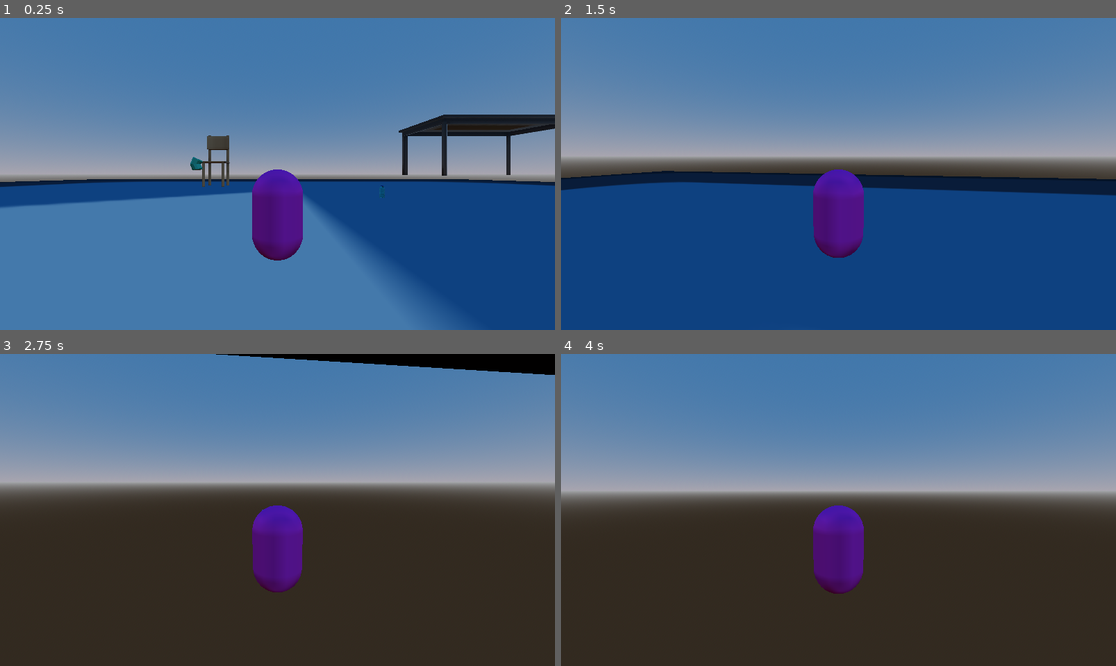
Above: before the commit, frames 1-4 (two rows, left to right).
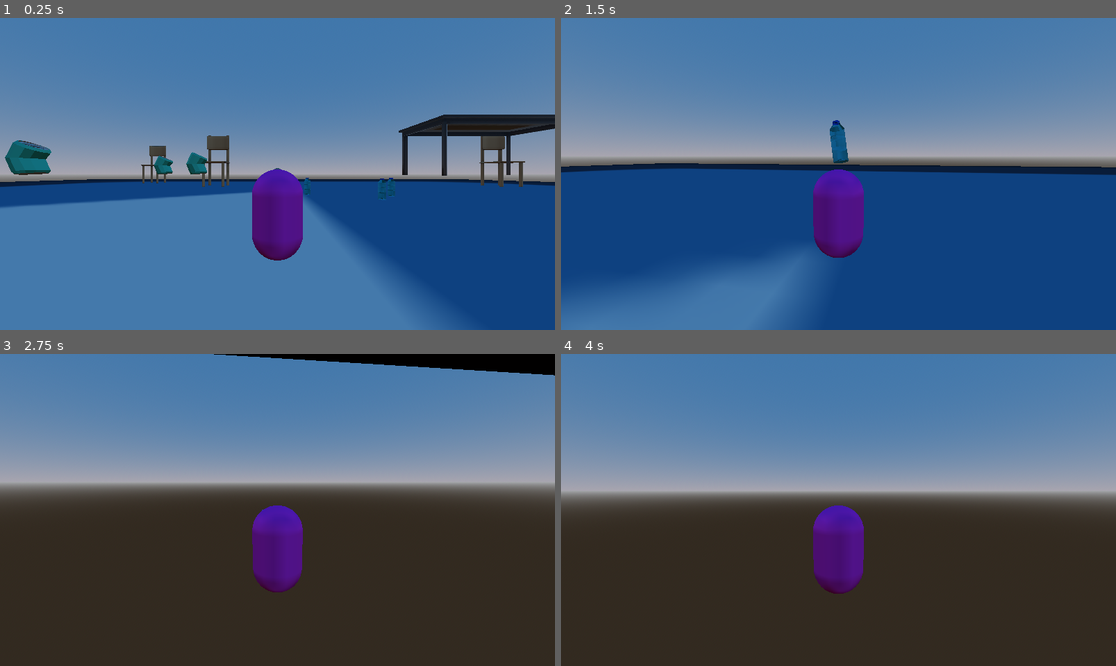
Above: after the commit, the same moments.

Repository: GarethDa/Monke_Game
Game: Godot game, scene res://world.tscn
Two runs of this game, one before a commit and one after it. Both use one fixed random seed, a clock stepped at 60 frames per second and the inputs below. The engine's default icon, where the game draws it, is replaced by a stand-in: a white triangle on a blue panel in a dark square.
Inputs (mouse positions are in pixels of both pictures, inside the frame that each line leads up to):
- Up to frame 1 (0.25 s): no input
- Up to frame 2 (1.5 s): tap Enter (ui_accept) at 0.5 s; move the mouse to (866, 174) at 0.52 s; press the mouse at (866, 174) at 0.53 s; hold Up (ui_up) from 0.53 s (still down); tap Space (Jump) at 0.77 s; move the mouse to (810, 174) at 1.27 s; release the mouse at (810, 174) at 1.28 s; click (810, 174) at 1.35 s
- Up to frame 3 (2.75 s): keep holding Up (ui_up); tap Space (Jump) at 1.52 s; move the mouse to (288, 503) at 2.02 s; press the mouse at (288, 503) at 2.03 s
- Up to frame 4 (4 s): keep holding Up (ui_up); move the mouse to (832, 516) at 2.77 s; release the mouse at (832, 516) at 2.78 s; click (832, 516) at 2.85 s; tap Space (Jump) at 3.02, 3.77 s; tap Enter (ui_accept) at 3.5 s; move the mouse to (877, 513) at 3.52 s; press the mouse at (877, 513) at 3.53 s

The runs differ from the first frame. In frame 1, 1.7% of the frame differs, in the area x 0-95%, y 37-59%; in frame 2, 15%, in the area x 0-100%, y 32-100%; in frame 3, less than 0.1%; in frame 4, less than 0.1%.

Commit message:
basic witness

Diff:
--- a/ModelScenes/bottle.tscn
+++ b/ModelScenes/bottle.tscn
@@ -4,8 +4,8 @@
 [ext_resource type="Texture2D" uid="uid://hcyr0nfjmpe6" path="res://Models/low-poly_empty_plastic_bottle_1.png" id="2_oiwur"]
 
 [sub_resource type="CylinderShape3D" id="CylinderShape3D_1tm5n"]
-height = 0.406216
-radius = 0.102997
+height = 0.719946
+radius = 0.201018
 
 [sub_resource type="StandardMaterial3D" id="StandardMaterial3D_ied3o"]
 resource_name = "Scene_-_Root"
@@ -56,11 +56,11 @@
 [node name="RigidBody3D" type="RigidBody3D" parent="." groups=["Throwable"]]
 
 [node name="CollisionShape3D" type="CollisionShape3D" parent="RigidBody3D"]
-transform = Transform3D(1, 0, 0, 0, 1, 0, 0, 0, 1, 0, 0.222896, 0)
+transform = Transform3D(1, 0, 0, 0, 1, 0, 0, 0, 1, 0, 0.321073, 0)
 shape = SubResource("CylinderShape3D_1tm5n")
 
 [node name="Sketchfab_model" type="Node3D" parent="RigidBody3D"]
-transform = Transform3D(0.08, 0, 0, 0, -3.49691e-09, 0.08, 0, -0.08, -3.49691e-09, 0, 0.0909949, 0)
+transform = Transform3D(0.135, 0, 0, 0, -5.90104e-09, 0.135, 0, -0.135, -5.90104e-09, 0, 0.0909949, 0)
 
 [node name="765d4efb72244765a966172b82431793_fbx" type="Node3D" parent="RigidBody3D/Sketchfab_model"]
 transform = Transform3D(1, 0, 0, 0, 0, -1, 0, 1, 0, 0, 0, 0)
--- a/ModelScenes/soda.tscn
+++ b/ModelScenes/soda.tscn
@@ -4,8 +4,8 @@
 bounce = 0.74
 
 [sub_resource type="CylinderShape3D" id="CylinderShape3D_oofn7"]
-height = 0.221693
-radius = 0.121667
+height = 0.454766
+radius = 0.22379
 
 [sub_resource type="StandardMaterial3D" id="StandardMaterial3D_s6d5g"]
 resource_name = "Material.011"
@@ -136,7 +136,7 @@
 shape = SubResource("CylinderShape3D_oofn7")
 
 [node name="Sketchfab_model" type="Node3D" parent="RigidBody3D"]
-transform = Transform3D(9.86, 0, 0, 0, -4.30994e-07, 9.86, 0, -9.86, -4.30994e-07, 0, 0.113882, 0)
+transform = Transform3D(16.555, 0, 0, 0, -7.23642e-07, 16.555, 0, -16.555, -7.23642e-07, 0, 0.113882, 0)
 
 [node name="bd61cf9f5eac45bcb6f526bf0abac6b7_fbx" type="Node3D" parent="RigidBody3D/Sketchfab_model"]
 transform = Transform3D(0.01, 0, 0, 0, 0, -0.01, 0, 0.01, 0, 0, 0, 0)
--- a/PickUpItem.gd
+++ b/PickUpItem.gd
@@ -20,7 +20,7 @@
 
 		player.pickedUpItem.set_freeze_enabled(false)
 		player.pickedUpItem.set_max_contacts_reported(previousContactsReported)
-		player.pickedUpItem.apply_central_impulse((player.mesh.transform.basis.z*forwardThrowMultiplier) + (player.mesh.transform.basis.y*upwardThrowMultiplier))
+		player.pickedUpItem.apply_central_impulse((player.transform.basis.z*forwardThrowMultiplier) + (player.transform.basis.y*upwardThrowMultiplier))
 		var sizeMultiplier : float = 1
 
 		if player.pickedUpItem.is_in_group("Big"):
--- /dev/null
+++ b/Witness.gd
@@ -0,0 +1,37 @@
+extends Node3D
+
+@export var smallHitTimeStunned : float = 0.5
+@export var bigHitTimeStunned : float = 1
+var timeLeftStunned : float = 0
+var totalTimeStunned : float
+@export var audio : AudioStreamPlayer3D
+
+# Called when the node enters the scene tree for the first time.
+func _ready() -> void:
+	audio.play()
+	pass # Replace with function body.
+
+
+# Called every frame. 'delta' is the elapsed time since the previous frame.
+func _process(delta: float) -> void:
+	if timeLeftStunned:
+		timeLeftStunned -= delta
+		if timeLeftStunned < 0:
+			timeLeftStunned = 0
+			audio.volume_db = 0
+			return
+		totalTimeStunned += delta
+		audio.volume_db = -80
+
+	pass
+
+
+func _on_area_3d_body_entered(body: Node3D) -> void:
+	if not body.is_in_group("Throwable"):
+		return
+
+	if not body.is_in_group("Big"):
+		timeLeftStunned = bigHitTimeStunned
+		return
+	timeLeftStunned = smallHitTimeStunned
+	pass # Replace with function body.
--- a/world.tscn
+++ b/world.tscn
@@ -10,6 +10,8 @@
 [ext_resource type="PackedScene" uid="uid://cuhdts7mmxg0l" path="res://ModelScenes/chair.tscn" id="9_glr0p"]
 [ext_resource type="PackedScene" uid="uid://20pyfxdita1h" path="res://ModelScenes/soda.tscn" id="10_siawf"]
 [ext_resource type="PackedScene" uid="uid://ct4wkktxky4vf" path="res://ModelScenes/table.tscn" id="11_1wudt"]
+[ext_resource type="Script" path="res://Witness.gd" id="11_lxige"]
+[ext_resource type="AudioStream" uid="uid://dfixpe0u8wc4r" path="res://Sounds/Monkeys Are Coming - Coyote Hearing.mp3" id="12_ubdce"]
 
 [sub_resource type="ProceduralSkyMaterial" id="ProceduralSkyMaterial_s1vdb"]
 sky_top_color = Color(0.247059, 0.462745, 0.670588, 1)
@@ -36,6 +38,16 @@
 height = 1.75
 
 [sub_resource type="SphereShape3D" id="SphereShape3D_uxd3r"]
+
+[sub_resource type="PhysicsMaterial" id="PhysicsMaterial_0m1b5"]
+
+[sub_resource type="CapsuleShape3D" id="CapsuleShape3D_bx52c"]
+radius = 0.4
+height = 1.9
+
+[sub_resource type="CapsuleShape3D" id="CapsuleShape3D_qqgsq"]
+
+[sub_resource type="CapsuleMesh" id="CapsuleMesh_c3vla"]
 
 [node name="Node3D" type="Node3D"]
 
@@ -75,7 +87,7 @@
 heldItemTransform = NodePath("../../Mesh/HeldItem")
 torqueMultiplier = 7.0
 forwardThrowMultiplier = 20.0
-upwardThrowMultiplier = 3.0
+upwardThrowMultiplier = 1.0
 torqueSizeMultiplier = 7.0
 
 [node name="CollisionShape3D2" type="CollisionShape3D" parent="CharacterBody3D2/Collider"]
@@ -111,13 +123,62 @@
 [node name="Bottle" parent="." instance=ExtResource("8_hcwkt")]
 transform = Transform3D(1, 0, 0, 0, 1, 0, 0, 0, 1, -3.70351, 1.19666, 3.19871)
 
+[node name="Bottle2" parent="." instance=ExtResource("8_hcwkt")]
+transform = Transform3D(1, 0, 0, 0, 1, 0, 0, 0, 1, -4.6148, 1.19666, 4.25617)
+
+[node name="Bottle3" parent="." instance=ExtResource("8_hcwkt")]
+transform = Transform3D(1, 0, 0, 0, 1, 0, 0, 0, 1, -1.2976, 1.19666, 4.86957)
+
 [node name="Chair" parent="." instance=ExtResource("9_glr0p")]
 transform = Transform3D(1, 0, 0, 0, 1, 0, 0, 0, 1, 2.54573, 1.53141, 4.43403)
+
+[node name="Chair2" parent="." instance=ExtResource("9_glr0p")]
+transform = Transform3D(1, 0, 0, 0, 1, 0, 0, 0, 1, 7.01074, 1.53141, 7.59616)
+
+[node name="Chair3" parent="." instance=ExtResource("9_glr0p")]
+transform = Transform3D(1, 0, 0, 0, 1, 0, 0, 0, 1, -9.26742, 1.53141, 4.43403)
 
 [node name="Soda" parent="." instance=ExtResource("10_siawf")]
 transform = Transform3D(1, 0, 0, 0, 1, 0, 0, 0, 1, 1.61706, 2.12607, 0)
 
+[node name="Soda3" parent="." instance=ExtResource("10_siawf")]
+transform = Transform3D(1, 0, 0, 0, 1, 0, 0, 0, 1, 3.19836, 2.12607, -1.411)
+
+[node name="Soda2" parent="." instance=ExtResource("10_siawf")]
+transform = Transform3D(1, 0, 0, 0, 1, 0, 0, 0, 1, 2.71239, 2.12607, 0.777729)
+
 [node name="Table" parent="." instance=ExtResource("11_1wudt")]
 transform = Transform3D(1, 0, 0, 0, 1, 0, 0, 0, 1, -4, 2, 0)
 
+[node name="Table2" parent="." instance=ExtResource("11_1wudt")]
+transform = Transform3D(1, 0, 0, 0, 1, 0, 0, 0, 1, 9.08196, 2, -2.25221)
+
+[node name="Table3" parent="." instance=ExtResource("11_1wudt")]
+transform = Transform3D(1, 0, 0, 0, 1, 0, 0, 0, 1, -9.89141, 2, -4.26975)
+
+[node name="Witness" type="Node3D" parent="." node_paths=PackedStringArray("audio")]
+transform = Transform3D(1, 0, 0, 0, 1, 0, 0, 0, 1, 0, 1.20486, 11.3469)
+script = ExtResource("11_lxige")
+audio = NodePath("AudioStreamPlayer3D")
+
+[node name="StaticBody3D" type="StaticBody3D" parent="Witness"]
+physics_material_override = SubResource("PhysicsMaterial_0m1b5")
+
+[node name="CollisionShape3D" type="CollisionShape3D" parent="Witness/StaticBody3D"]
+shape = SubResource("CapsuleShape3D_bx52c")
+
+[node name="Area3D" type="Area3D" parent="Witness"]
+
+[node name="CollisionShape3D" type="CollisionShape3D" parent="Witness/Area3D"]
+shape = SubResource("CapsuleShape3D_qqgsq")
+
+[node name="MeshInstance3D" type="MeshInstance3D" parent="Witness/Area3D"]
+mesh = SubResource("CapsuleMesh_c3vla")
+skeleton = NodePath("../..")
+
+[node name="AudioStreamPlayer3D" type="AudioStreamPlayer3D" parent="Witness"]
+stream = ExtResource("12_ubdce")
+
 [connection signal="body_shape_entered" from="CharacterBody3D2/Collider" to="CharacterBody3D2/Collider" method="_on_body_shape_entered"]
+[connection signal="area_shape_exited" from="Witness/Area3D" to="Witness" method="_on_area_3d_area_shape_exited"]
+[connection signal="body_entered" from="Witness/Area3D" to="Witness" method="_on_area_3d_body_entered"]
Not shown, added: Sounds/Monkeys Are Coming - Coyote Hearing.mp3.import
Not shown: 1 places in world.tscn that only renumber resources
Not shown, added: Sounds/Monkeys Are Coming - Coyote Hearing.mp3
